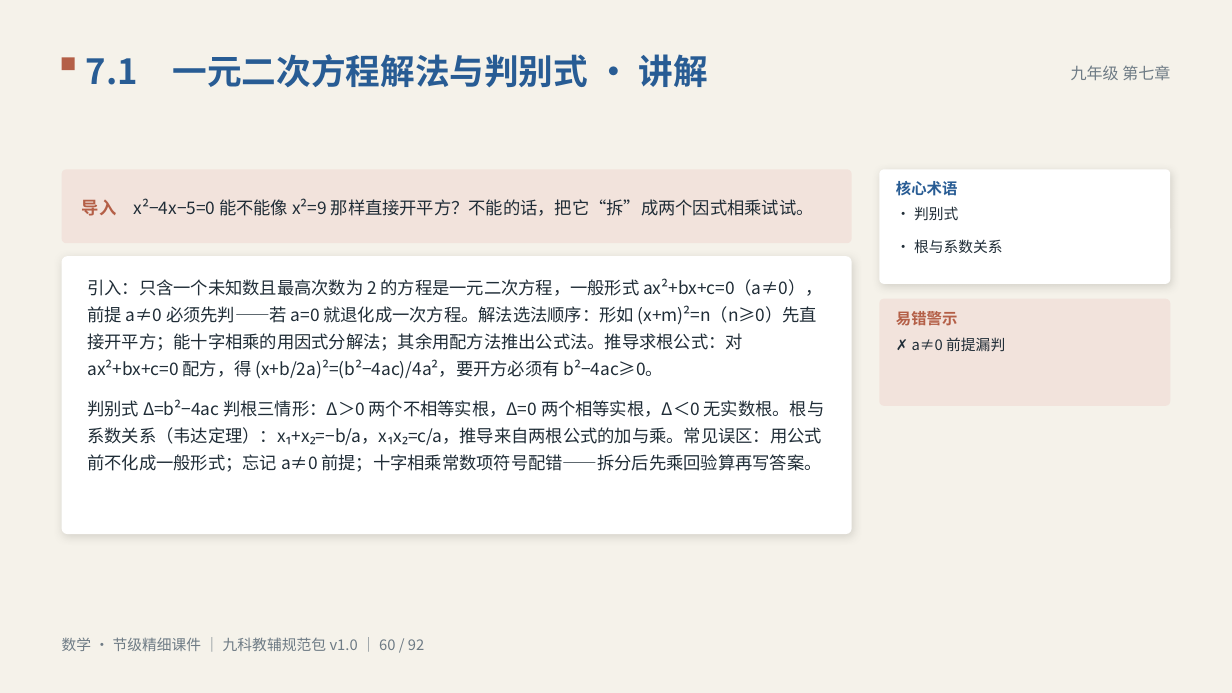
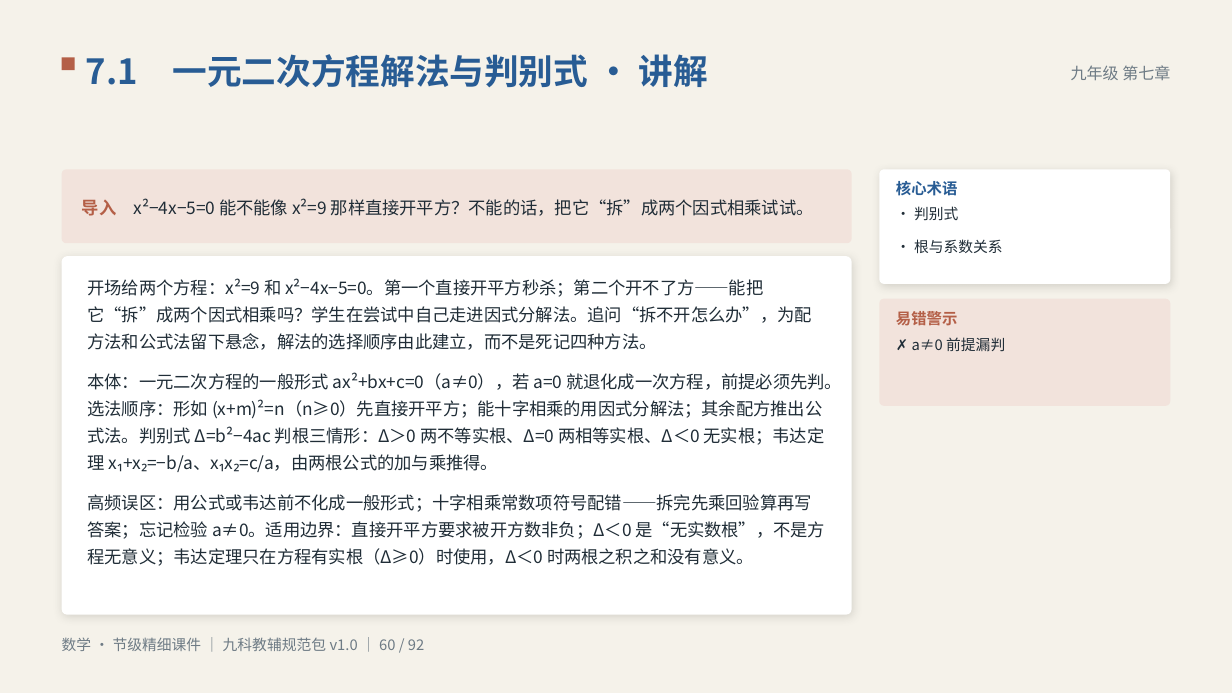
Before and after one commit to vimalinx/jiajiao-courseware, a slide deck: slide 60 of pptx/数学·节级精细讲解课件.pptx. Drawn at 1232x693 pixels with LibreOffice and Linux fonts; fonts in the diff are those of the drawing. Boxes give left, top, right and bottom in pixels: in the first picture for what was removed or moved away, otherwise in the second. Text is boxed around its words. In the diff, an @@ line names an element or a change of style, - is before the commit and + after.

```diff
--- a/pptx/数学·节级精细讲解课件.pptx
+++ b/pptx/数学·节级精细讲解课件.pptx
@@ rounded rectangle: place and size @@
-rounded rectangle at [62, 256, 852, 534]
+rounded rectangle at [62, 256, 852, 615]
@@ rounded rectangle at [62, 256, 852, 615]: proportions changed @@
@@ text at [87, 278, 842, 566]: text changed @@
-引入：只含一个未知数且最高次数为 2 的方程是一元二次方程，一般形式 ax²+bx+c=0（a≠0），前提 a≠0 必须先判——若 a=0 就退化成一次方程。解法选法顺序：形如 (x+m)²=n（n≥0）先直接开平方；能十字相乘的用因式分解法；其余用配方法推出公式法。推导求根公式：对 ax²+bx+c=0 配方，得 (x+b/2a)²=(b²−4ac)/4a²，要开方必须有 b²−4ac≥0。
-判别式 Δ=b²−4ac 判根三情形：Δ＞0 两个不相等实根，Δ=0 两个相等实根，Δ＜0 无实数根。根与系数关系（韦达定理）：x₁+x₂=−b/a，x₁x₂=c/a，推导来自两根公式的加与乘。常见误区：用公式前不化成一般形式；忘记 a≠0 前提；十字相乘常数项符号配错——拆分后先乘回验算再写答案。
+开场给两个方程：x²=9 和 x²−4x−5=0。第一个直接开平方秒杀；第二个开不了方——能把它“拆”成两个因式相乘吗？学生在尝试中自己走进因式分解法。追问“拆不开怎么办”，为配方法和公式法留下悬念，解法的选择顺序由此建立，而不是死记四种方法。
+本体：一元二次方程的一般形式 ax²+bx+c=0（a≠0），若 a=0 就退化成一次方程，前提必须先判。选法顺序：形如 (x+m)²=n（n≥0）先直接开平方；能十字相乘的用因式分解法；其余配方推出公式法。判别式 Δ=b²−4ac 判根三情形：Δ＞0 两不等实根、Δ=0 两相等实根、Δ＜0 无实根；韦达定理 x₁+x₂=−b/a、x₁x₂=c/a，由两根公式的加与乘推得。
+高频误区：用公式或韦达前不化成一般形式；十字相乘常数项符号配错——拆完先乘回验算再写答案；忘记检验 a≠0。适用边界：直接开平方要求被开方数非负；Δ＜0 是“无实数根”，不是方程无意义；韦达定理只在方程有实根（Δ≥0）时使用，Δ＜0 时两根之积之和没有意义。
```
Also in this commit, not shown: 37 other slides changed, 34 other files.
